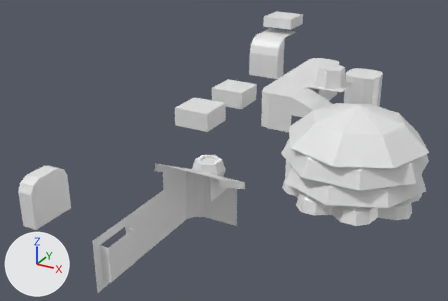
A saved change to the FBX model Assets/Visual Assets/AllModels.fbx.
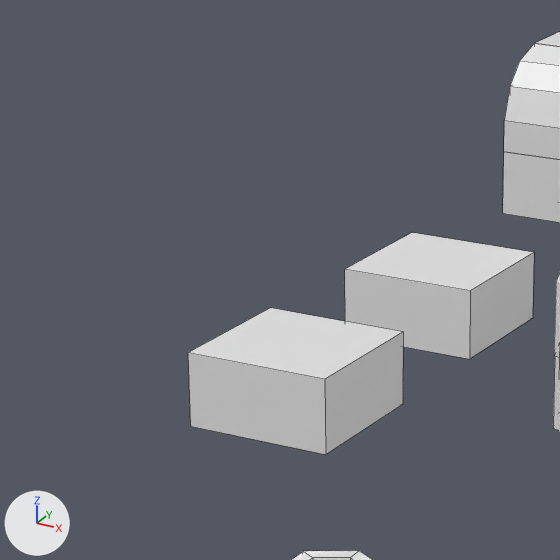
Each version is shown whole from a 50 mm camera at (6.37, -10.87, 6.24) aimed at (-0.25, 1.16, 0.22), then close up on the part from 29% to 59% of the width and 8% to 52% of the height. Arrows for +X, +Y and +Z are at lower left; the lights stay in place. The close-ups show mesh edges as thin lines. Where no turn or scale is listed for an object, it has been applied to the vertices. Vertices at the same position are counted once.

Script lines for the objects in view, before the commit:
```python
me_cube_003 = bpy.data.meshes.new('Cube.003')
me_cube_003.from_pydata(...)  # 16 vertices, 10 faces; spans x -0.5..0.5, y 0.0..0.5, z -0.75..0.0
me_cube_003.materials.append(mat_allgameobjectsmaterial)  # white #e7e7e7
me_cube_027 = bpy.data.meshes.new('Cube.027')
me_cube_027.from_pydata([(0.5, 0.5, 0.5), (-0.5, 0.5, 0.0), (-0.5, -0.5, 0.0), (0.5, -0.5, 0.5), (-0.5, 0.5, 0.5), (-0.5, -0.5, 0.5), (0.5, 0.5, 0.0), (0.5, -0.5, 0.0)], [], [(5, 3, 0, 4), (4, 1, 2, 5), (0, 3, 7, 6), (3, 5, 2, 7), (0, 6, 1, 4)])
me_cube_027.materials.append(mat_allgameobjectsmaterial_003)  # white #e7e7e7
me_cube_028 = bpy.data.meshes.new('Cube.028')
me_cube_028.from_pydata([(0.511, 0.511, 0.506), (-0.511, 0.511, -0.006), (-0.511, -0.511, -0.006), (0.511, -0.511, 0.506), (-0.511, 0.511, 0.506), (-0.511, -0.511, 0.506), (0.511, 0.511, -0.006), (0.511, -0.511, -0.006)], [], [(5, 3, 0, 4), (4, 1, 2, 5), (0, 3, 7, 6), (3, 5, 2, 7), (0, 6, 1, 4)])
me_cube_028.materials.append(mat_allgameobjectsmaterial)  # white #e7e7e7
ob_block_cursor = bpy.data.objects.new('Block Cursor', me_cube_028)
ob_block_cursor.location = (-2.0, 3.0, 0.0)
ob_ground_squareblock = bpy.data.objects.new('Ground_SquareBlock', me_cube_027)
ob_ground_squareblock.location = (-2.0, 5.0, 0.0)
ob_waterfalltop = bpy.data.objects.new('WaterfallTop', me_cube_003)
ob_waterfalltop.location = (-2.0, 7.0, 1.5)
# also in view: 'WaterfallMid' at (-2.0, 7.25, 0.5)
```
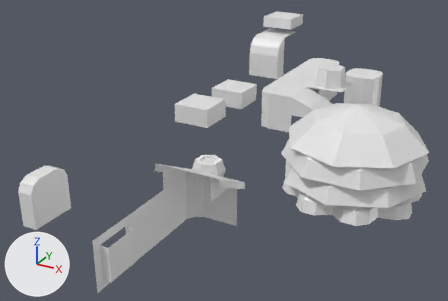
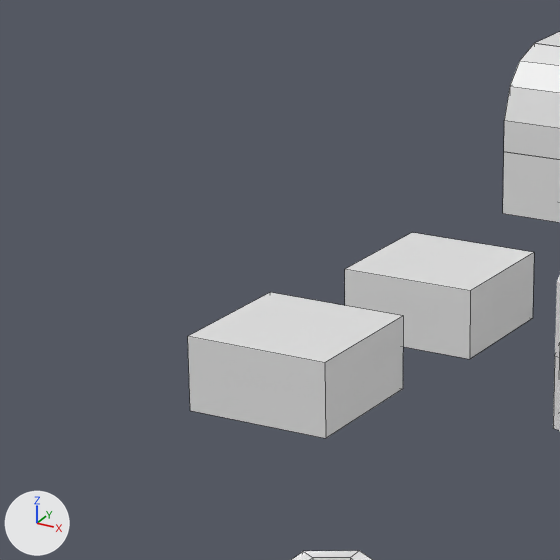
Where the newer file only moved an object's origin or applied its transform, the numbers keep the older frame.

Changed parts and their boxes (x1, y1, x2, y2) in the close-ups (560 x 560 px):
'Block Cursor', moved
    before: (188, 308, 403, 454)
    after: (188, 292, 403, 438)

Edits to the bpy script that builds the scene:
```text
Change me_cube_028:
    where me_cube_028.from_pydata(...)  # 8 vertices, 5 faces; spans x -0.511..0.511, y -0.511..0.511, z -0.006..0.506
    used by ob_block_cursor; location = (-2.0, 3.0, 0.0)
    me_cube_028 part 1: the whole mesh is moved by (0.0, 0.0, -0.5)
Change ob_block_cursor:
    ob_block_cursor.location: (-2.0, 3.0, 0.0) -> (-2.0, 3.0, 0.611)
```
